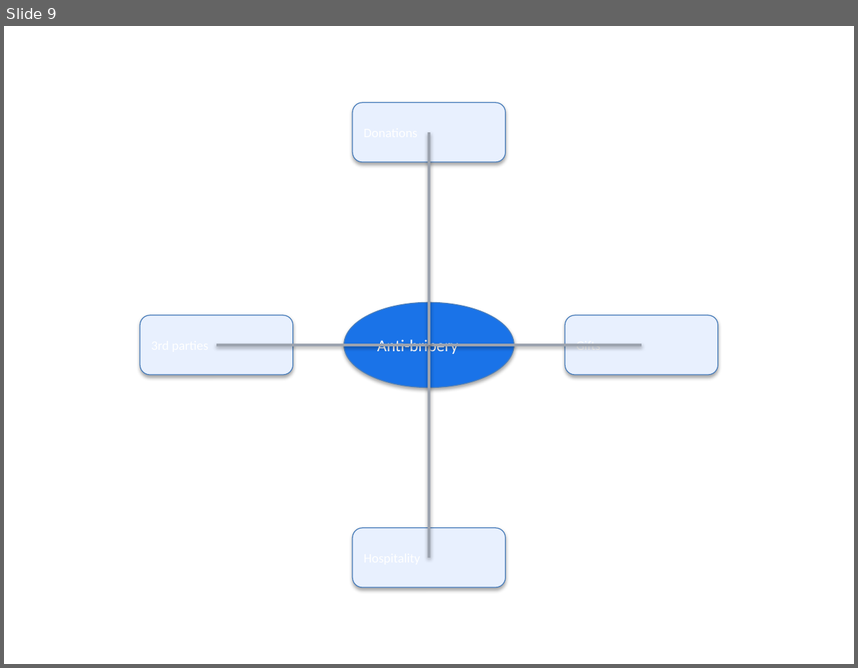
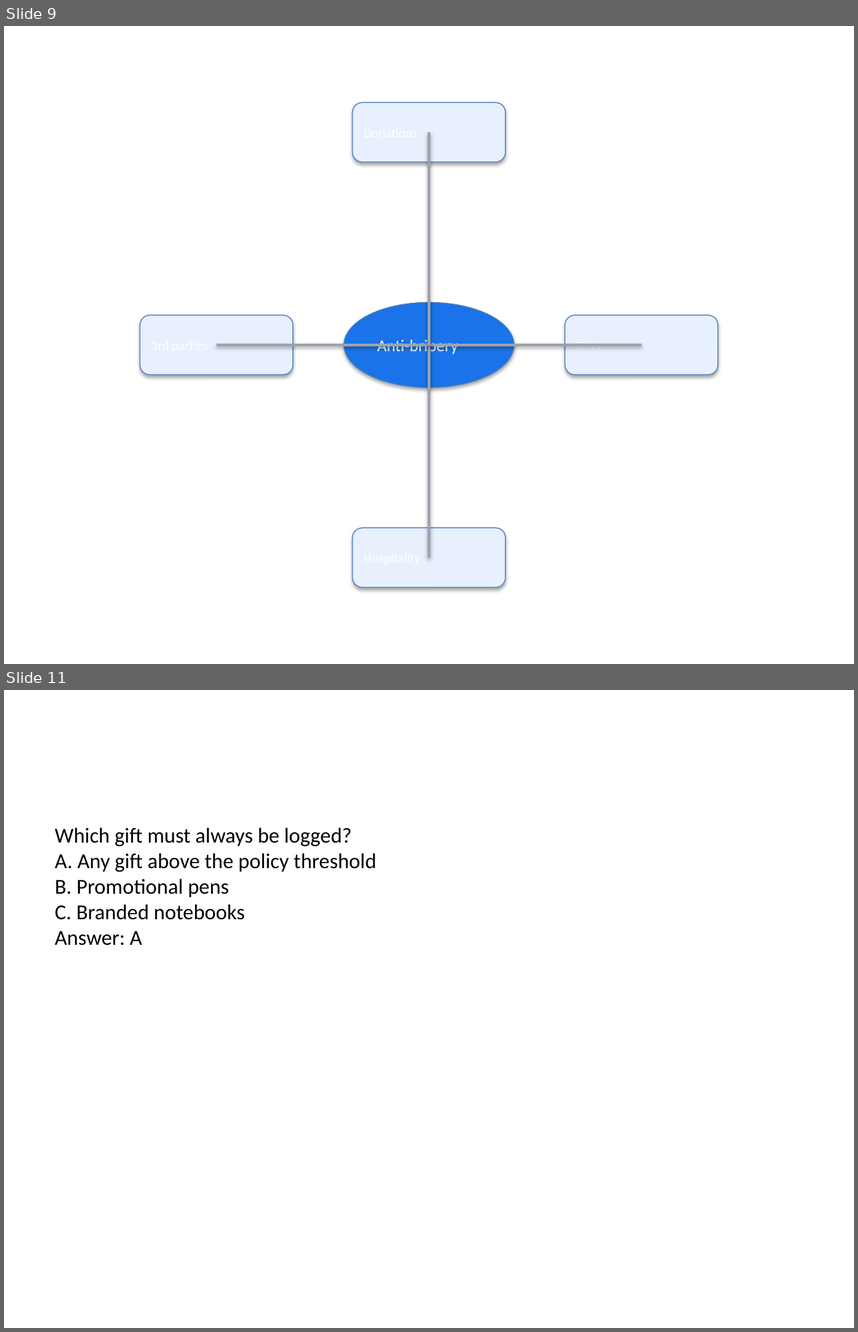
Before and after one commit to baram5g/autoresearch, a slide deck: examples/anti_bribery_for_procurement_partners__upgraded.pptx. Shown one above the other, each under a label of ours: slide 9 before the commit, slides 9 and 11 after it; the slides between them are not shown. The pictures are 858x668 and 858x1332 pixels, drawn with LibreOffice and Linux fonts; fonts in the diff are those of the drawing. Boxes give left, top, right and bottom in pixels: in the first picture for what was removed or moved away, otherwise in the second. Text is boxed around its words. In the diff, an @@ line names an element or a change of style, - is before the commit and + after.

```diff
--- a/examples/anti_bribery_for_procurement_partners__upgraded.pptx
+++ b/examples/anti_bribery_for_procurement_partners__upgraded.pptx
@@ slide 11 added at [4,690,854,1328], background #FFFFFF @@
@@ text added at [55,827,377,945], 18 pt, text #000000 @@
+Which gift must always be logged?
+A. Any gift above the policy threshold
+B. Promotional pens
+C. Branded notebooks
+Answer: A
```
Also in this commit, not shown: 1 slide changed, 1 other slide added, 19 other files.
